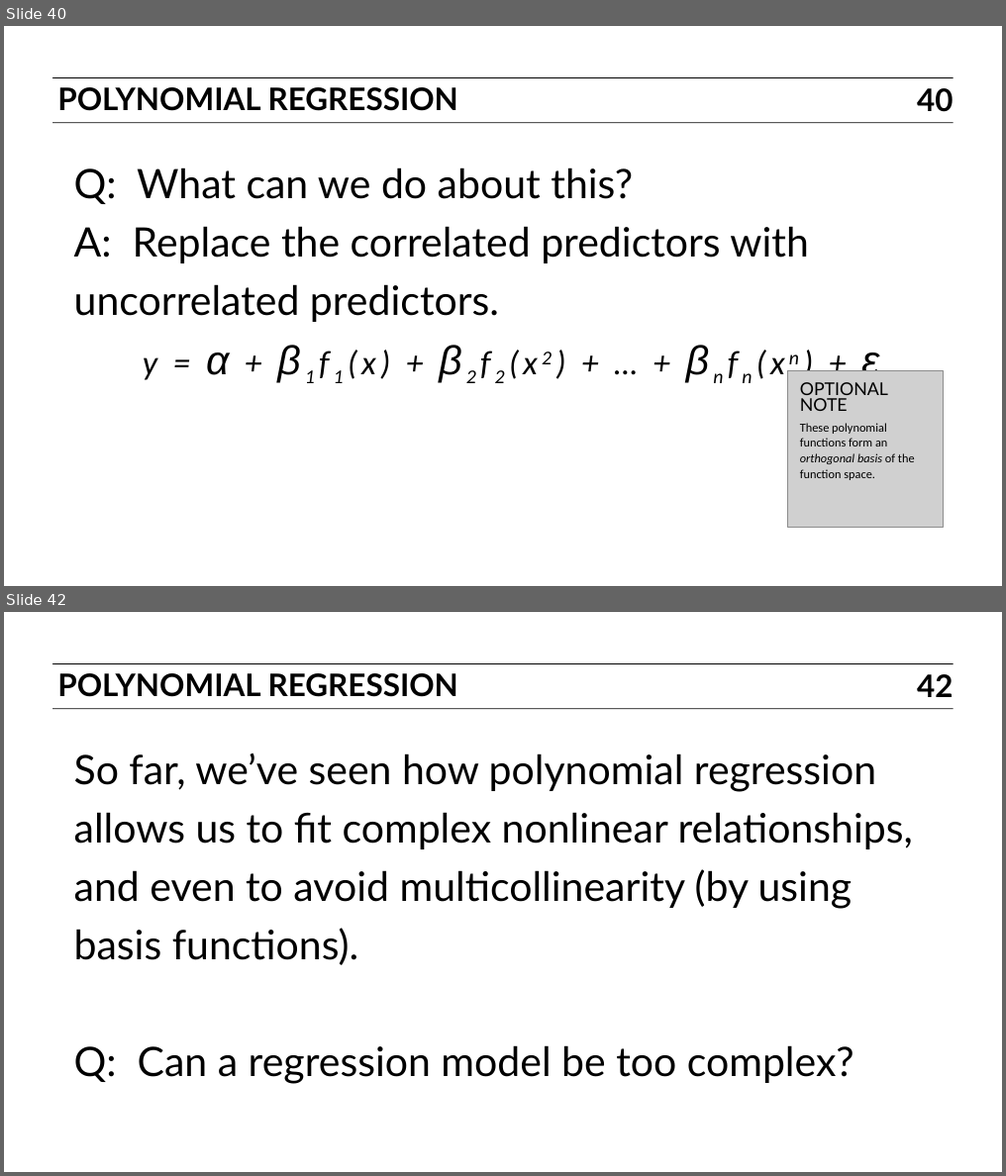
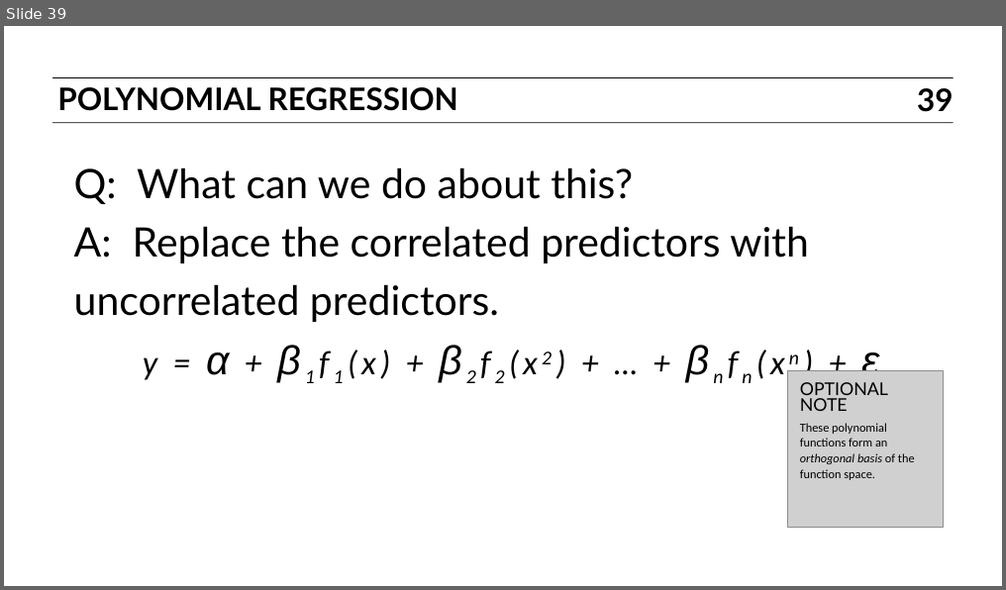
Before and after one commit to ajschumacher/gadsdc, a slide deck: 07-linear/slides.pptx. Shown one above the other, each under a label of ours: slides 40 and 42 before the commit, slide 39 after it; the slides between them are not shown. The pictures are 1006x1176 and 1006x590 pixels, drawn with LibreOffice and Linux fonts; fonts in the diff are those of the drawing; grey boxes stand for pictures. Boxes give left, top, right and bottom in pixels: in the first picture for what was removed or moved away, otherwise in the second. Text is boxed around its words. In the diff, an @@ line names an element or a change of style, - is before the commit and + after.

```diff
--- a/07-linear/slides.pptx
+++ b/07-linear/slides.pptx
@@ slide 42 removed at box(4, 612, 1002, 1172), background #FFFFFF; not listed: 2 template elements that a slide beside it also shows @@
@@ text removed at box(57, 673, 458, 697) @@
-POLYNOMIAL REGRESSION
@@ page number removed at box(917, 674, 952, 697) @@
-42
@@ text removed at box(74, 754, 913, 1084) @@
-So far, we’ve seen how polynomial regression allows us to fit complex nonlinear relationships, and even to avoid multicollinearity (by using basis functions).
-Q: Can a regression model be too complex?
@@ what was slide 40 is now slide 39 @@
@@ page number at box(917, 88, 952, 112): text changed @@
-40
+39
```
Also in this commit, not shown: 10 slides changed, 29 other slides removed, 2 other files.
